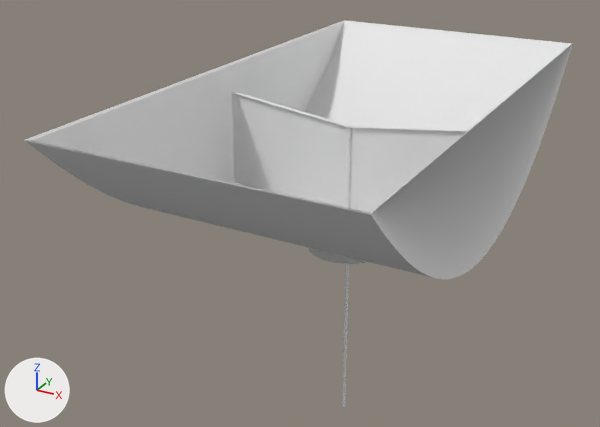
The glTF model Models/glTF_Exports/BoatRadiator.glb: old version first, new version second.
Rendered twice from a 50 mm camera at (2.59, -5.52, 2.94) aimed at (-0.41, -0.06, 0.22). Arrows for +X, +Y and +Z are at lower left; the lights stay in place. Where no turn or scale is listed for an object, it has been applied to the vertices. Vertices at the same position are counted once.

In view in the first picture: 'RotatingRad', 'RotatingRad_Base'.
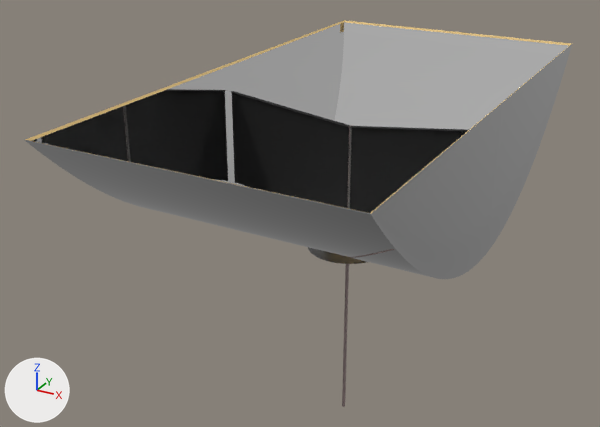
Where the change shows, as pixel boxes (x1, y1, x2, y2) in the pictures (600 x 427 px):
part 1 of me_radtank_002, recoloured: (342, 264, 349, 407) in both
part 2 of me_radtank_002, recoloured: (308, 247, 367, 264) in both
part 3 of me_cone_001, recoloured: (25, 20, 571, 213) in both
part 4 of me_cone_001, recoloured: (348, 127, 352, 208) in both
part 5 of me_cone_001, recoloured: (347, 125, 352, 208) in both
part 6 of me_cone_001, recoloured (grey to black): (231, 91, 468, 213) in both

The edits, one by one:
Material 'MirrorFlat' (mat_mirrorflat) is new.
Its base color is (0.8, 0.8, 0.8) (white #e7e7e7).
Its metallic is 1.0.
Its roughness is 0.0.
Material 'Black_Matte' (mat_black_matte) is new.
Its base color is (0.0, 0.0, 0.0) (black #000000).
Its roughness is 0.9.
Material 'Metal-MixedAlloy' (mat_metal_mixedalloy) is new.
Its base color is (0.219, 0.22, 0.206) (grey #81817d).
Its metallic is 1.0.
Its roughness is 0.618.
Material 'Cask_Semigloss' (mat_cask_semigloss) is new.
Its base color is (0.296, 0.223, 0.216) (grey #948280).
Material 'DeepVanilla_Semigloss' (mat_deepvanilla_semigloss) is new.
Its base color is (0.736, 0.518, 0.208) (beige #dfbf7e).
Material 'DeepVanilla' (mat_deepvanilla) is new.
Its base color is (0.736, 0.518, 0.208) (beige #dfbf7e).
Material 'Metal-Aluminum.002' (mat_metal_aluminum_002) is new.
Its base color is (0.42, 0.42, 0.42) (grey #adadad).
Its metallic is 1.0.
Material 'Cask' (mat_cask) is new.
Its base color is (0.296, 0.223, 0.216) (grey #948280).
me_radtank_002 has 256 vertices, 492 faces and spans x -0.33..0.33, y -0.33..0.33, z -1.66..0.06.
me_radtank_002 is used by ob_rotatingrad_base; location (0.0, 0.0, 0.08).
me_radtank_002 part 1: all 28 faces centred in x -0.01..0.01, y -0.01..0.01, z -1.66..-0.05 switch from no material to mat_cask (grey #948280).
me_radtank_002 part 2: 124 of the faces centred in x -0.33..0.33, y -0.33..0.33, z -0.09..-0.08 switch from no material to mat_metal_aluminum_002 (grey #adadad).
me_radtank_002 now uses material mat_deepvanilla (beige #dfbf7e).
me_cone_001 has 1464 vertices, 2700 faces and spans x -1.13..1.15, y -2.16..2.16, z 0.1..1.35.
me_cone_001 is used by ob_rotatingrad; location (0.0, 0.0, 0.0).
me_cone_001 part 3: 229 faces spanning x -1.13..1.15, y -2.16..2.16, z 1.25..1.35 switch from no material to mat_deepvanilla_semigloss (beige #dfbe7e).
me_cone_001 part 4: 680 faces spanning x -0.01..0.04, y -0.05..0.01, z 0.1..1.0 switch from no material to mat_metal_mixedalloy (grey #81817d).
me_cone_001 part 5: 976 faces spanning x -0.05..0.08, y -0.1..0.04, z 0.13..1.01 switch from no material to mat_cask_semigloss (grey #948280).
me_cone_001 part 6: 144 faces spanning x -1.08..1.07, y -0.02..0.02, z 0.21..1.13 switch from no material to mat_black_matte (black #000000).
me_cone_001 now uses material mat_mirrorflat (white #e7e7e7).
